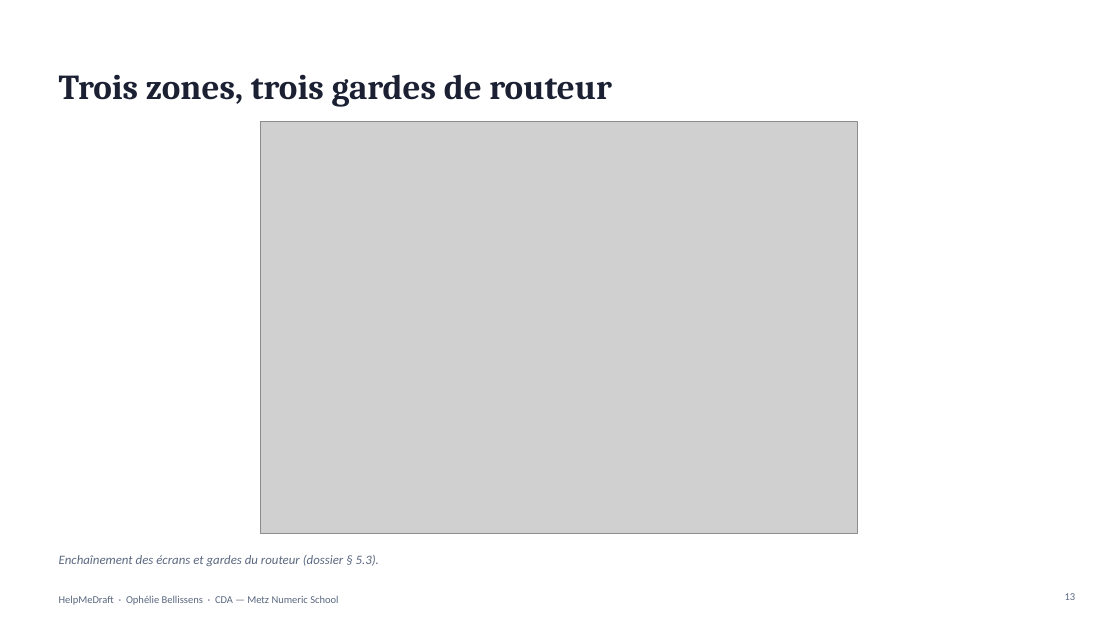
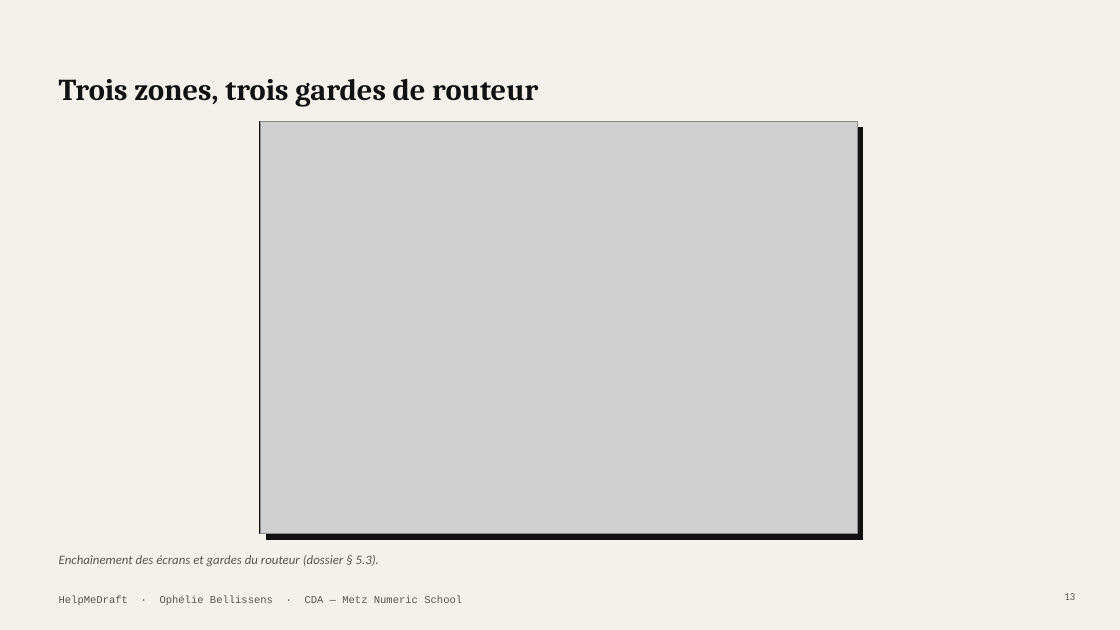
Before and after one commit to Equinoxya/HelpMeDraft---projet-fil-rouge, a slide deck: slide 13 of docs/Soutenance-HelpMeDraft.pptx. Drawn at 1120x630 pixels with LibreOffice and Linux fonts; fonts in the diff are those of the drawing; grey boxes stand for pictures. Boxes give left, top, right and bottom in pixels: in the first picture for what was removed or moved away, otherwise in the second. Text is boxed around its words. In the diff, an @@ line names an element or a change of style, - is before the commit and + after.

```diff
--- a/docs/Soutenance-HelpMeDraft.pptx
+++ b/docs/Soutenance-HelpMeDraft.pptx
@@ background #FFFFFF to #F4F1EA @@
@@ title "Trois zones, trois gardes de ..." at (x1=59, y1=79, x2=538, y2=107): size 30 to 26 pt, text colour #1B2033 to #111111 @@
@@ rectangle added at (x1=260, y1=122, x2=858, y2=534), fill #FFFFFF, outline #111111 1.25 pt @@
@@ rectangle added at (x1=266, y1=128, x2=864, y2=539), fill #111111, outline #111111 0.75 pt @@
@@ text "Enchaînement des écrans et gardes ..." at (x1=59, y1=555, x2=379, y2=566): text colour #5B6880 to #5A554C @@
@@ text "HelpMeDraft · Ophélie Bellissens · ..." at (x1=59, y1=595, x2=462, y2=605): font Calibri to Courier New, text colour #5B6880 to #5A554C @@
@@ page number at (x1=1065, y1=593, x2=1076, y2=600): text colour #5B6880 to #5A554C @@
```
Also in this commit, not shown: 28 other slides changed, 3 other files.
